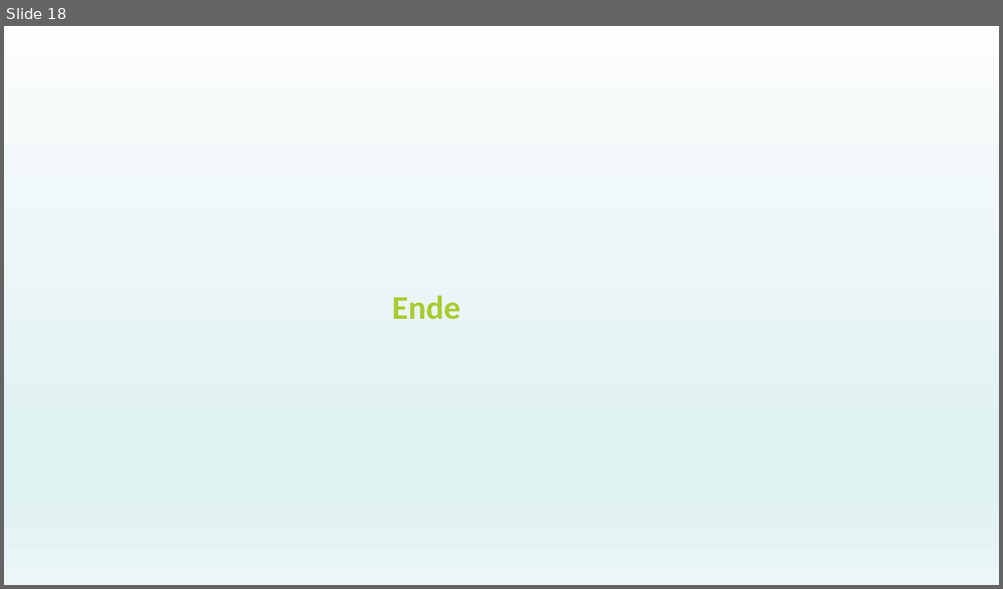
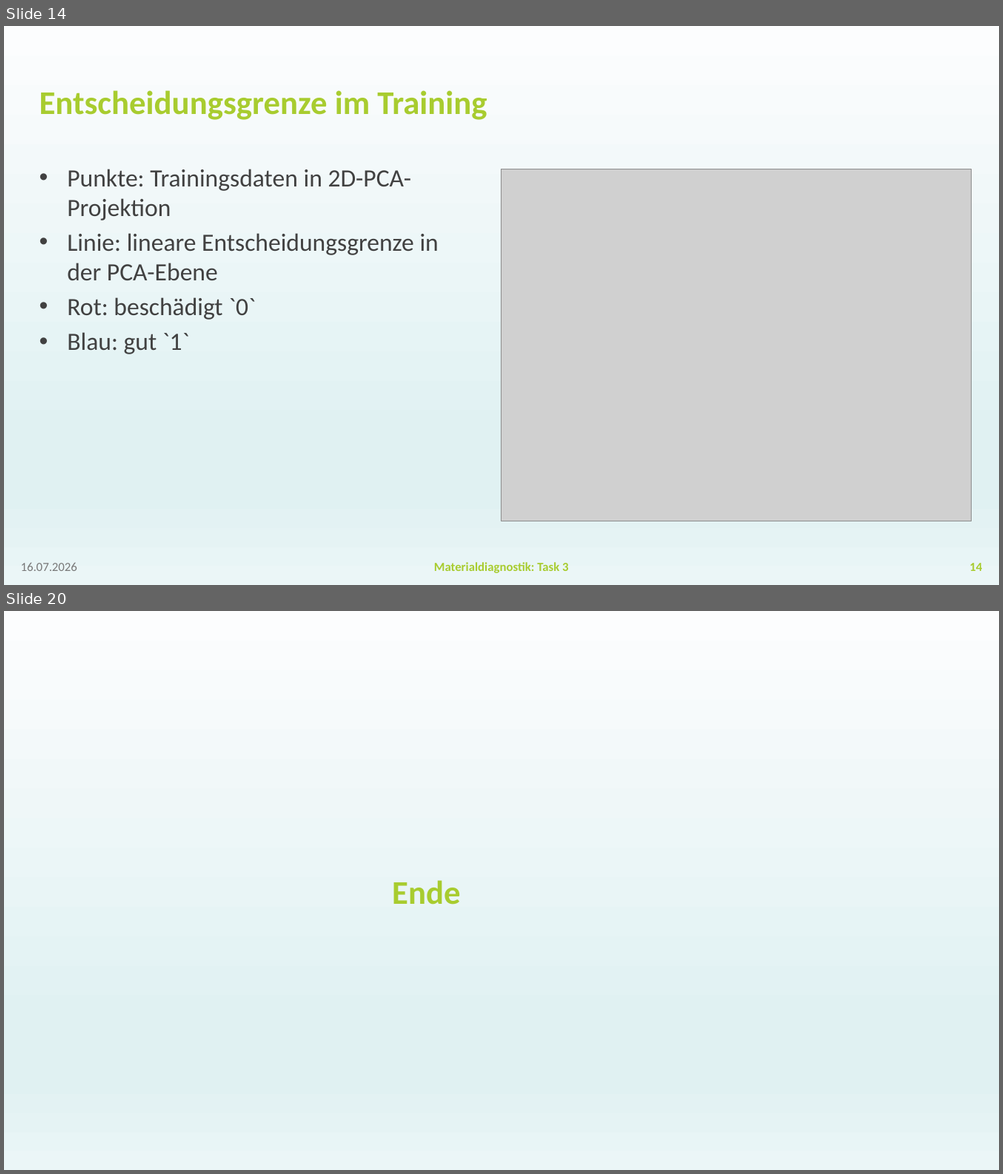
Before and after one commit to BGielczynski/AI_diagnostics, a slide deck: Task_3/Task3Powerpoint.pptx. Shown one above the other, each under a label of ours: slide 18 before the commit, slides 14 and 20 after it; the slides between them are not shown. The pictures are 1003x589 and 1003x1174 pixels, drawn with LibreOffice and Linux fonts; fonts in the diff are those of the drawing; grey boxes stand for pictures; background and template pictures are left out. Boxes give left, top, right and bottom in pixels: in the first picture for what was removed or moved away, otherwise in the second. Text is boxed around its words. In the diff, an @@ line names an element or a change of style, - is before the commit and + after.

```diff
--- a/Task_3/Task3Powerpoint.pptx
+++ b/Task_3/Task3Powerpoint.pptx
@@ slide 14 added at box(4, 26, 999, 585), background gradient #FCFDFE to #E0F1F2 to #EBF6F7 @@
@@ title added at box(40, 90, 486, 120), 32 pt, text #A8CC2F, bold @@
+Entscheidungsgrenze im Training
@@ text added at box(67, 169, 438, 355), 24 pt, text #414141 @@
+• Punkte: Trainingsdaten in 2D-PCA-Projektion
+• Linie: lineare Entscheidungsgrenze in der PCA-Ebene
+• Rot: beschädigt `0`
+• Blau: gut `1`
@@ picture added at box(502, 170, 971, 521) @@
@@ text added at box(21, 562, 77, 571), 12 pt, text #797979 @@
+16.07.2026
@@ text added at box(434, 562, 568, 574), 12 pt, text #A8CC2F, bold @@
+Materialdiagnostik: Task 3
@@ page number added at box(969, 563, 982, 571), 12 pt, text #A8CC2F, bold @@
+14
@@ what was slide 18 is now slide 20 @@
```
Also in this commit, not shown: 9 slides changed, 8 other slides added, 7 slides removed, 3 other files.
